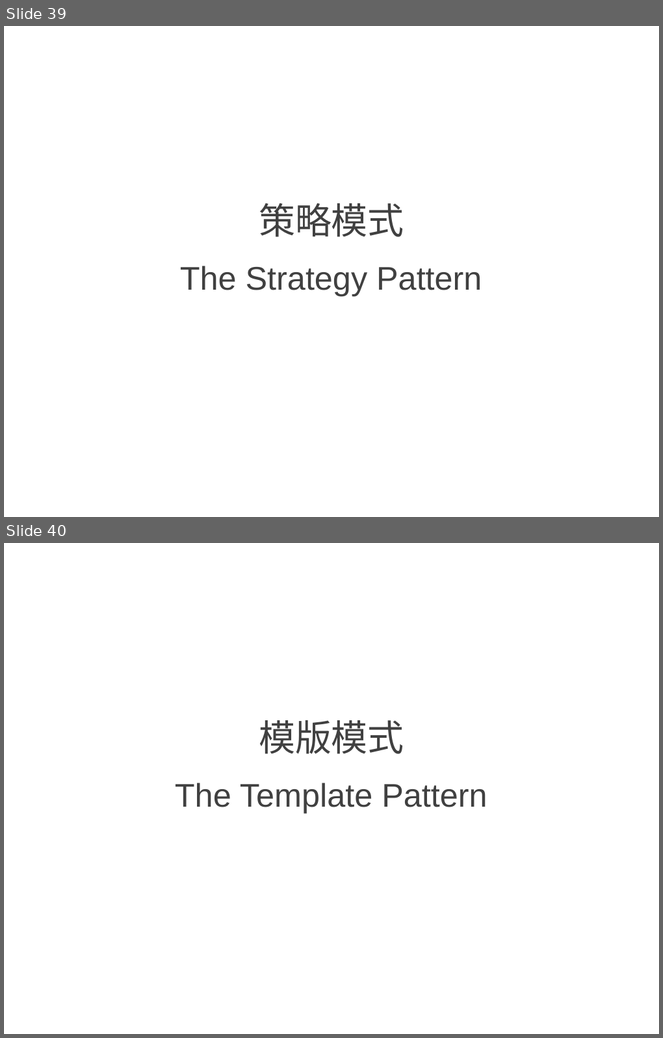
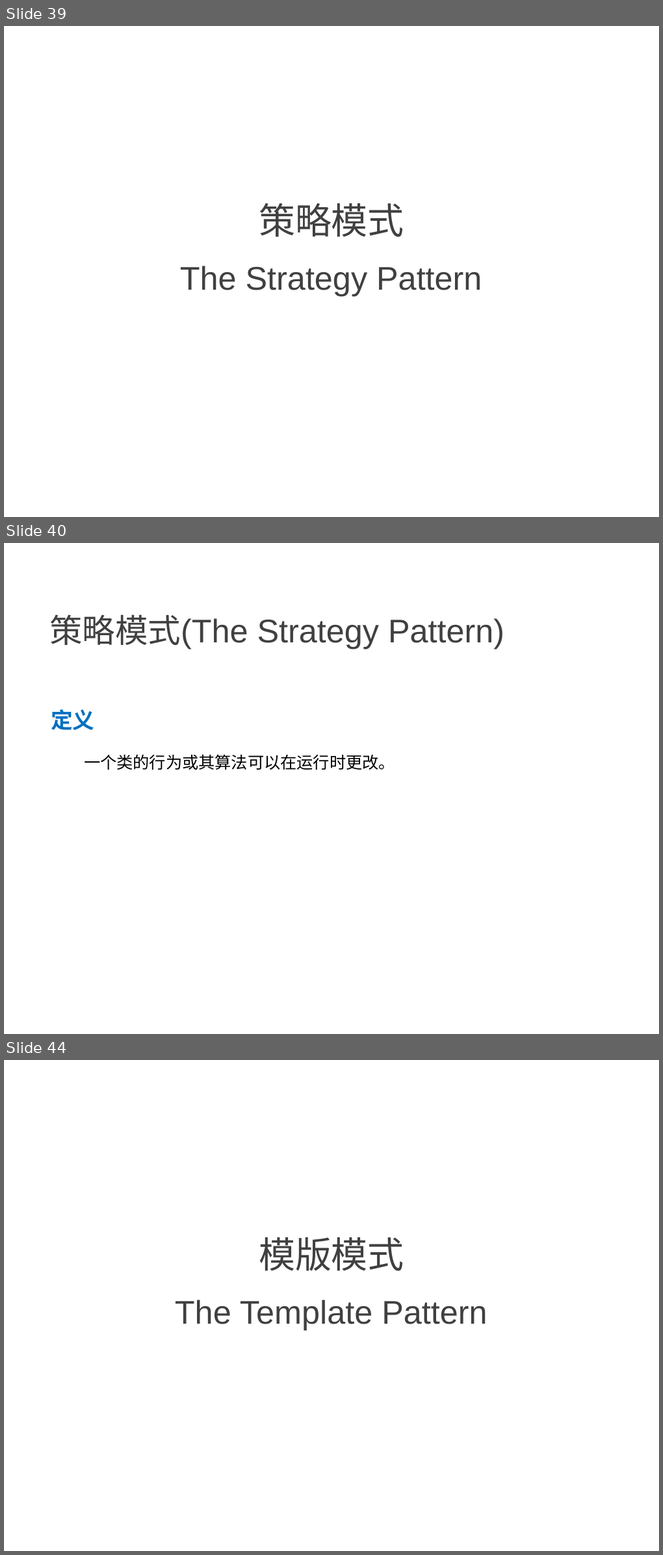
Before and after one commit to NewGr8Player/My-PPT, a slide deck: Design pattern/4.设计模式-行为型模式.pptx. Shown one above the other, each under a label of ours: slides 39 and 40 before the commit, slides 39, 40 and 44 after it; the slides between them are not shown. The pictures are 663x1038 and 663x1555 pixels, drawn with LibreOffice and Linux fonts; fonts in the diff are those of the drawing. Boxes give left, top, right and bottom in pixels: in the first picture for what was removed or moved away, otherwise in the second. Text is boxed around its words. In the diff, an @@ line names an element or a change of style, - is before the commit and + after.

Commit message:
Add     - 策略模式(The Strategy Pattern)     - 模版模式(The Template Pattern)

```diff
--- a/Design pattern/4.设计模式-行为型模式.pptx
+++ b/Design pattern/4.设计模式-行为型模式.pptx
@@ slide 40 added at [4, 543, 659, 1034], background #FFFFFF @@
@@ text added at [50, 615, 504, 650], 36 pt, text #404040 @@
+策略模式(The Strategy Pattern)
@@ text added at [51, 709, 395, 770], 18 pt, text #000000 @@
+定义
+一个类的行为或其算法可以在运行时更改。
@@ what was slide 40 is now slide 44 @@
```
Also in this commit, not shown: 7 other slides added.
